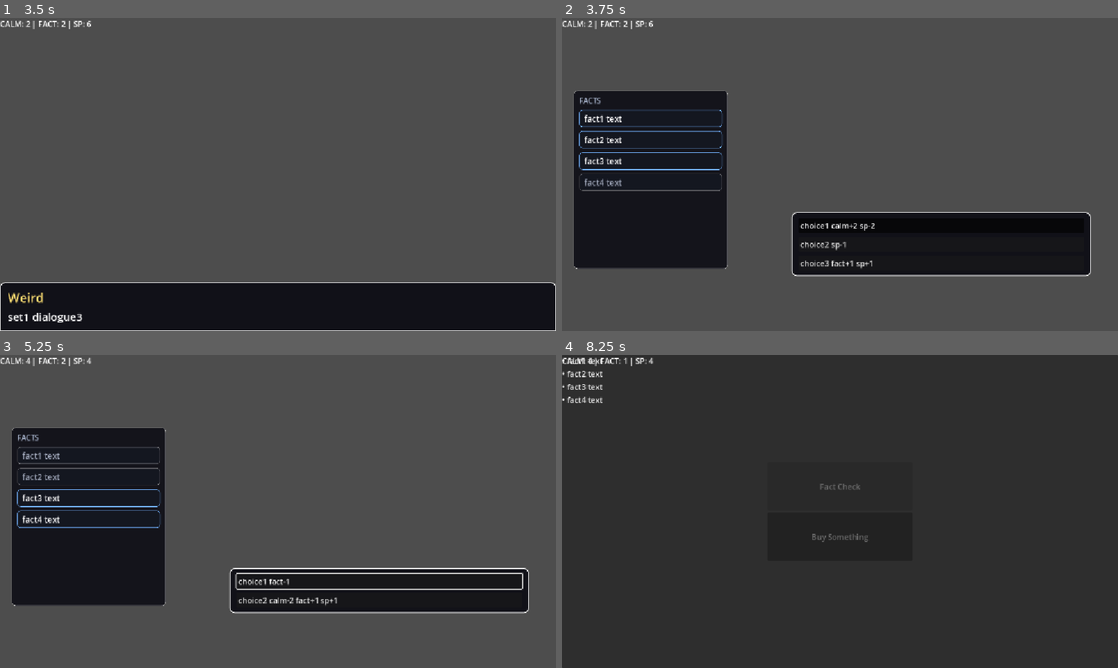
Above: before the commit, frames 1-4 (two rows, left to right).
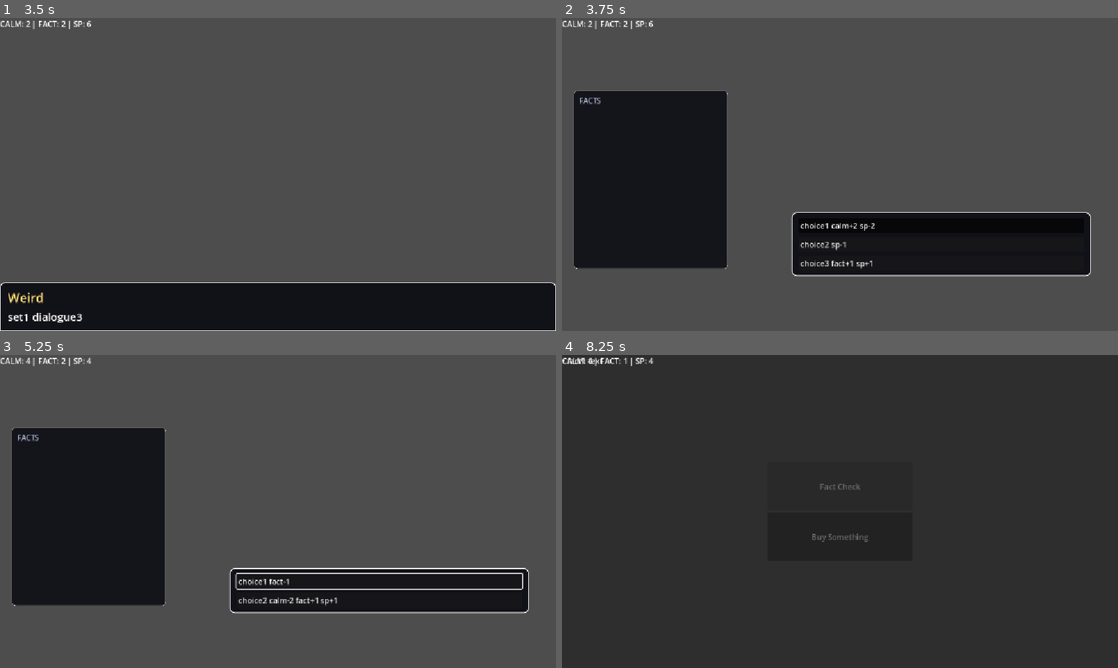
Above: after the commit, the same moments.

Repository: Blulow/octavuss_office
Game: Godot game, scene res://scenes/game.tscn
Same seed, same stepped clock (60 frames per second), same inputs: the game is played once before the commit and once after it. This scene is started directly instead of the project's main scene.
Inputs (mouse positions are in pixels of both pictures, inside the frame that each line leads up to):
- Up to frame 1 (3.5 s): tap Enter (ui_accept) at 0.5, 0.77, 2, 2.75 s; move the mouse to (400, 158) at 0.52 s; hold E (interact) 0.53-1.25 s; click (400, 158) at 0.67 s; drag from (166, 190) to (250, 237) at 1.27 s; move the mouse to (333, 105) at 2.02 s; hold E (interact) 2.03-2.75 s; click (333, 105) at 2.17 s; drag from (250, 237) to (111, 127) at 2.77 s
- Up to frame 2 (3.75 s): tap Enter (ui_accept) at 3.5 s; move the mouse to (1006, 221) at 3.52 s; hold E (interact) from 3.53 s (still down); click (1006, 221) at 3.67 s
- Up to frame 3 (5.25 s): tap Enter (ui_accept) at 3.77, 4.25, 5 s; release E (interact) at 4.25 s; drag from (111, 464) to (194, 433) at 4.27 s; move the mouse to (305, 511) at 5.02 s; hold E (interact) from 5.03 s (still down); click (305, 511) at 5.17 s
- Up to frame 4 (8.25 s): release E (interact) at 5.75 s; click "choice1 fact-1" at 5.75 s; drag from (756, 433) to (728, 527) at 6.52 s; move the mouse to (962, 495) at 7.27 s; hold E (interact) 7.28-8 s; click (962, 495) at 7.42 s; tap Enter (ui_accept) at 7.52 s; click "Fact Check" at 8 s

Frame 1 is identical in both runs. In frame 2, 1.1% of the frame differs, in the area x 3-29%, y 29-56%; in frame 3, 1.1%; in frame 4, 0.2%.

Commit message:
add: add fact on fact check

Diff:
--- a/assets/dialog/session1.json
+++ b/assets/dialog/session1.json
@@ -1,6 +1,10 @@
 {
 	"vars": {
 		"factcheck": true
+	},
+	"pending_fact": {
+		"id": "fact1",
+		"text": "fact1 text"
 	},
 	"sets": [
 		[
--- a/assets/dialog/session2.json
+++ b/assets/dialog/session2.json
@@ -2,6 +2,10 @@
 	"vars": {
 		"something": 1,
 		"factcheck": true
+	},
+	"pending_fact": {
+		"id": "fact2",
+		"text": "fact2 text"
 	},
 	"sets": [
 		[
--- a/scripts/Player/playerData.gd
+++ b/scripts/Player/playerData.gd
@@ -25,14 +25,7 @@
 	"sp": StatData.new(6, 1),
 }
 
-func _ready() -> void:
-	_seed_facts()
-
-func _seed_facts() -> void:
-	add_fact("fact1", "fact1 text")
-	add_fact("fact2", "fact2 text")
-	add_fact("fact3", "fact3 text")
-	add_fact("fact4", "fact4 text")
+var pending_fact: Fact = Fact.new()
 
 func can_afford(cost: int) -> bool:
 	return money >= cost
@@ -46,6 +39,9 @@
 #
 #func boost_information(amount: float) -> void:
 	#informationMultiplier *= amount
+
+func add_pending_fact() -> void:
+	add_fact(pending_fact.id, pending_fact.fact_description)
 
 func add_fact(id: String, description: String) -> void:
 	# Avoid duplicates if the player can re-trigger the same discovery
--- a/scripts/UI/facts_ui_builder.gd
+++ b/scripts/UI/facts_ui_builder.gd
@@ -3,6 +3,7 @@
 @export var facts_list: VBoxContainer
 
 func open() -> void:
+	PlayerData.add_pending_fact()
 	_rebuild()
 	show()
 
--- a/scripts/dialogue_scene.gd
+++ b/scripts/dialogue_scene.gd
@@ -28,7 +28,6 @@
 	_load_dialog(path)
 	_advance()
 
-
 func _load_dialog(path: String) -> void:
 	if not FileAccess.file_exists(path):
 		push_error("dialogue_scene: missing dialogue file: " + path)
@@ -41,6 +40,8 @@
 	_sets = data.get("sets", [])
 	_vars = data.get("vars", {})
 
+	PlayerData.pending_fact.id = data.get("pending_fact").id
+	PlayerData.pending_fact.fact_description = data.get("pending_fact").text
 
 func _unhandled_input(event: InputEvent) -> void:
 	if event.is_action_pressed("ui_accept") or event.is_action_pressed("interact"):
